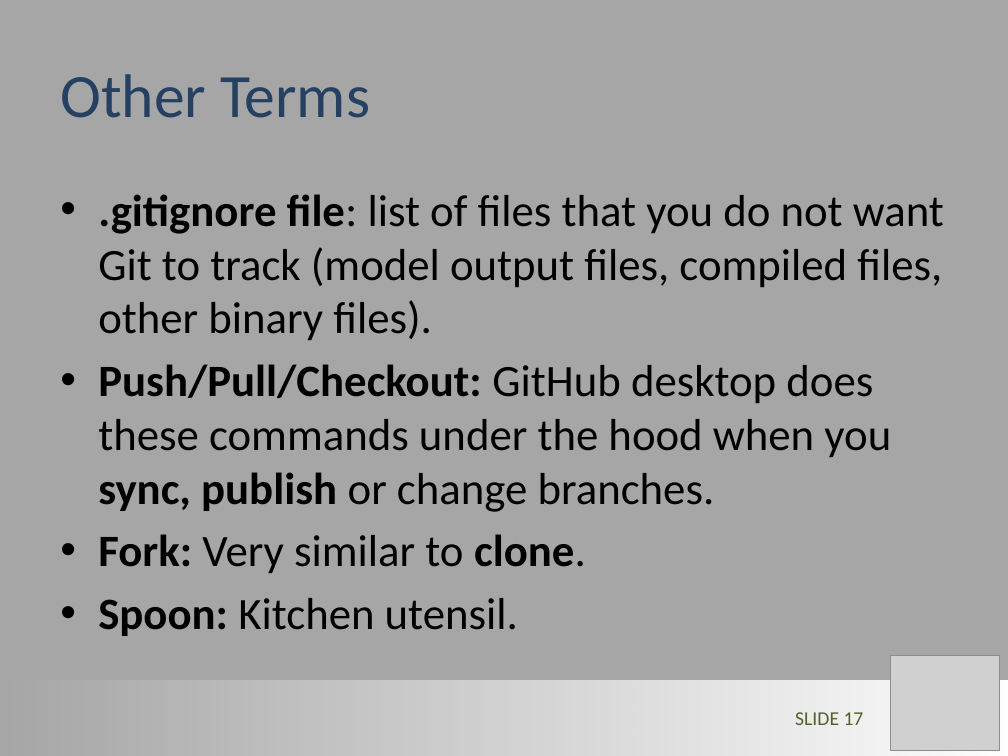
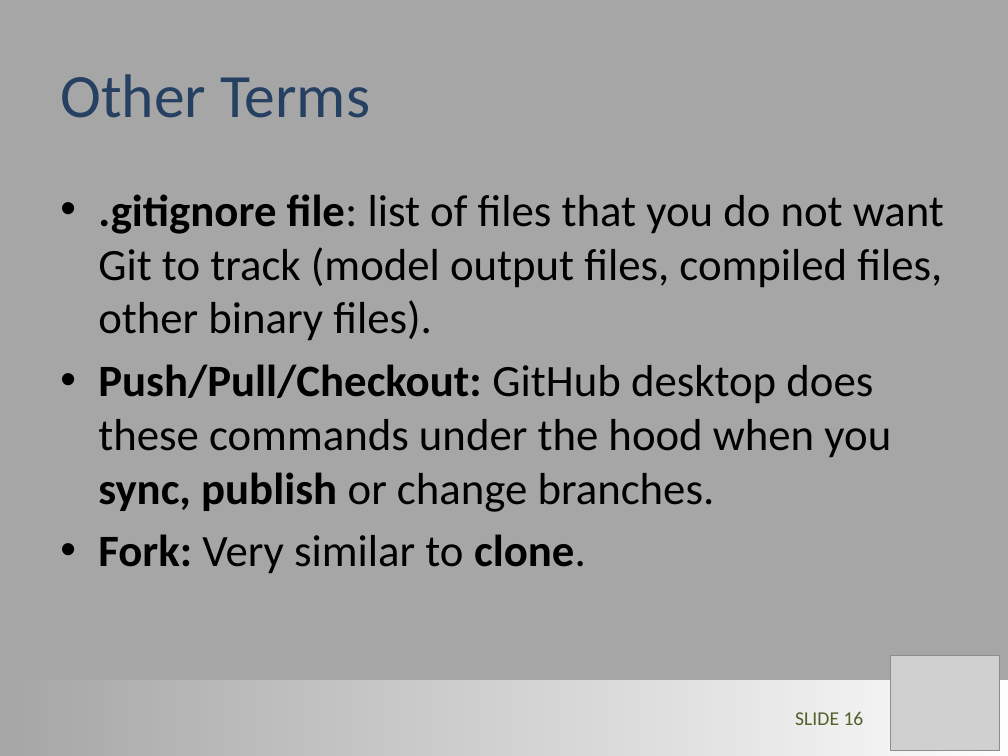
Before and after one commit to LimnoTech/Forum-GitHub, a slide deck: slide 16 of GitHub_Steve.pptx (slide 17 before the commit). Drawn at 1008x756 pixels with LibreOffice and Linux fonts; fonts in the diff are those of the drawing; grey boxes stand for pictures. Boxes give left, top, right and bottom in pixels: in the first picture for what was removed or moved away, otherwise in the second. Text is boxed around its words. In the diff, an @@ line names an element or a change of style, - is before the commit and + after.

```diff
--- a/GitHub_Steve.pptx
+++ b/GitHub_Steve.pptx
@@ text at <box>98,598,518,636</box>: paragraph removed @@
-• Spoon: Kitchen utensil.
@@ page number at <box>795,711,864,725</box>: text changed @@
-SLIDE 17
+SLIDE 16
```
Also in this commit, not shown: 2 other slides changed, 10 slides added, 1 slide removed.
